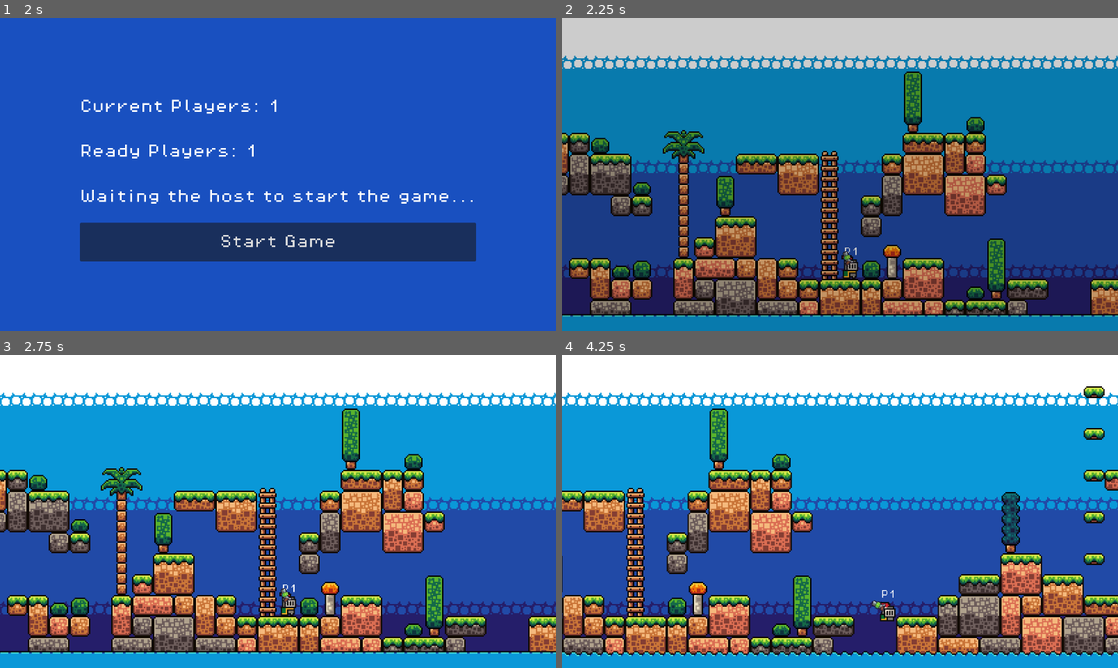
Above: before the commit, frames 1-4 (two rows, left to right).
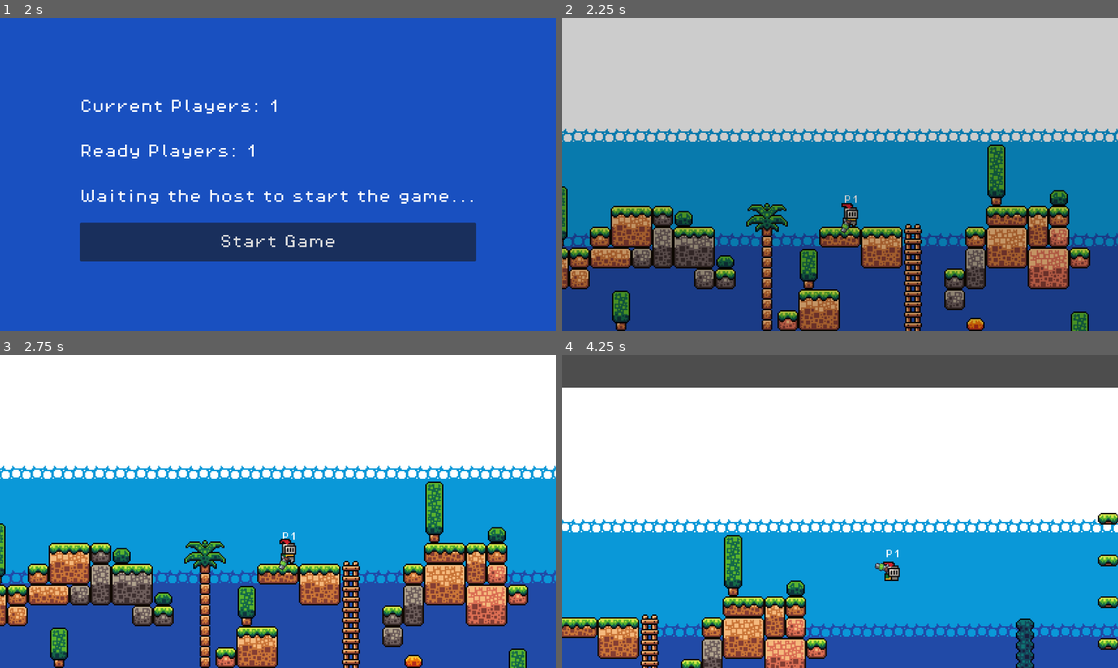
Above: after the commit, the same moments.

Repository: Kewei-cpu/Godot-2D-Platformer
Game: Godot game, scene res://scenes/main_menu.tscn
The game is run twice, just before and just after one commit, with the same random seed, the same clock (stepped at 60 frames per second) and the same inputs.
Inputs (mouse positions are in pixels of both pictures, inside the frame that each line leads up to):
- Up to frame 1 (2 s): click (278, 271) at 0.52 s; type "12" at 0.6 s; click "Host" at 1.25 s
- Up to frame 2 (2.25 s): click "Start Game" at 2 s
- Up to frame 3 (2.75 s): no input
- Up to frame 4 (4.25 s): tap Enter at 2.75 s; move the mouse to (962, 495) at 2.77 s; hold D (move_right) from 2.78 s (still down); tap Shift (lock) at 2.85, 3.6 s; tap W (jump) at 3.02, 3.77 s; move the mouse to (728, 527) at 3.52 s

Frame 1 is identical in both runs. In frame 2, 77% of the frame differs, in the area x 0-100%, y 12-100%; in frame 3, 77%; in frame 4, 96%, in the area x 0-100%, y 0-100%.

Commit message:
add hitback

Diff:
--- a/scenes/level_map.tscn
+++ b/scenes/level_map.tscn
@@ -1558,6 +1558,7 @@
 
 [sub_resource type="TileSet" id="TileSet_xb237"]
 physics_layer_0/collision_layer = 1
+physics_layer_1/collision_layer = 1
 terrain_set_0/mode = 2
 terrain_set_0/terrain_0/name = "Dirt"
 terrain_set_0/terrain_0/color = Color(0.5, 0.34375, 0.25, 1)
@@ -1615,4 +1616,4 @@
 tile_set = ExtResource("3_e7mj4")
 
 [node name="SpawnPoint" type="Marker2D" parent="."]
-position = Vector2(192, 0)
+position = Vector2(128, -96)
--- a/scenes/player.tscn
+++ b/scenes/player.tscn
@@ -62,6 +62,15 @@
 properties/14/path = NodePath("GunContainer:visible")
 properties/14/spawn = true
 properties/14/replication_mode = 1
+properties/15/path = NodePath("CharacterSprite:modulate")
+properties/15/spawn = true
+properties/15/replication_mode = 1
+properties/16/path = NodePath("BlockSprite:modulate")
+properties/16/spawn = true
+properties/16/replication_mode = 1
+properties/17/path = NodePath("ItemSprite:modulate")
+properties/17/spawn = true
+properties/17/replication_mode = 1
 
 [sub_resource type="AtlasTexture" id="AtlasTexture_g2els"]
 atlas = ExtResource("1_3vyb7")
@@ -78,6 +87,10 @@
 [sub_resource type="AtlasTexture" id="AtlasTexture_qlg0r"]
 atlas = ExtResource("1_3vyb7")
 region = Rect2(96, 0, 32, 32)
+
+[sub_resource type="AtlasTexture" id="AtlasTexture_vdulj"]
+atlas = ExtResource("1_3vyb7")
+region = Rect2(0, 192, 32, 32)
 
 [sub_resource type="AtlasTexture" id="AtlasTexture_tuyoq"]
 atlas = ExtResource("1_3vyb7")
@@ -161,6 +174,9 @@
 }, {
 "duration": 1.0,
 "texture": SubResource("AtlasTexture_qlg0r")
+}, {
+"duration": 1.0,
+"texture": SubResource("AtlasTexture_vdulj")
 }],
 "loop": true,
 "name": &"idle",
@@ -636,8 +652,8 @@
 sprite_frames = SubResource("SpriteFrames_tuyoq")
 animation = &"idle"
 autoplay = "idle"
-frame = 2
-frame_progress = 0.518686
+frame = 1
+frame_progress = 0.20301
 
 [node name="BlockSprite" type="AnimatedSprite2D" parent="."]
 visible = false
@@ -648,3 +664,7 @@
 visible = false
 position = Vector2(8, -8)
 sprite_frames = SubResource("SpriteFrames_u2ulf")
+
+[node name="HitColor" type="Timer" parent="."]
+wait_time = 0.1
+one_shot = true
--- a/scripts/bullet.gd
+++ b/scripts/bullet.gd
@@ -1,7 +1,8 @@
 extends RigidBody2D
 
-@export var speed = 1000
-@export var damage = 25
+@export var speed = 500
+@export var damage = 10
+@export var hitback = 100
 
 @onready var sprite_2d: Sprite2D = $Sprite2D
 @onready var collision_shape_2d: CollisionShape2D = $CollisionShape2D
@@ -28,7 +29,7 @@
 	if body is Player:
 		if body.get_multiplayer_authority() == multiplayer.get_unique_id():
 			return
-		body.take_damage.rpc_id(body.get_multiplayer_authority(), damage)
+		body.bullet_hit.rpc_id(body.get_multiplayer_authority(), damage, collision.get_normal(), hitback)
 
 	if body is TileMapLayer:
 		var coord: Vector2i = body.local_to_map(body.to_local(collision.get_position() - collision.get_normal()))
@@ -36,7 +37,7 @@
 	remove_bullet.rpc()
 
 
-@rpc("call_local", "any_peer")
+@rpc("call_local")
 func remove_bullet():
 	has_hit = true
 	sprite_2d.hide()
--- a/scripts/player.gd
+++ b/scripts/player.gd
@@ -19,6 +19,7 @@
 @onready var cool_down: Timer = $CoolDown
 @onready var coyote_timer: Timer = $CoyoteTimer
 @onready var jump_request_timer: Timer = $JumpRequestTimer
+@onready var hit_color: Timer = $HitColor
 
 @onready var terrain: TileMapLayer = $"../LevelMap/Midground"
 @onready var spawn_point: Marker2D = $"../LevelMap/SpawnPoint"
@@ -76,6 +77,8 @@
 			return
 
 		set_frozen(not is_frozen())
+
+	show_hit_color()
 
 
 func _physics_process(delta: float) -> void:
@@ -153,8 +156,20 @@
 		character_sprite.play("jump")
 
 
+func show_hit_color():
+	if hit_color.is_stopped():
+		character_sprite.modulate = Color(1, 1, 1)
+		block_sprite.modulate = Color(1, 1, 1)
+		item_sprite.modulate = Color(1, 1, 1)
+
+	else:
+		character_sprite.modulate = Color(0.906, 0.306, 0.357)
+		block_sprite.modulate = Color(0.906, 0.306, 0.357)
+		item_sprite.modulate = Color(0.906, 0.306, 0.357)
+
+		print('11')
+
 func respawn():
-	spawn_point.print_tree_pretty()
 	global_position = spawn_point.global_position
 	velocity = Vector2(0, 0)
 	health = MAX_HEALTH
@@ -191,11 +206,14 @@
 
 
 @rpc("any_peer")
-func take_damage(damage):
+func bullet_hit(damage, collision_normal, hitback):
 	health -= damage
+	hit_color.start()
 
 	if health <= 0:
 		respawn()
+
+	velocity -= collision_normal * hitback
 
 
 @rpc("call_local")
--- a/scripts/trail.gd
+++ b/scripts/trail.gd
@@ -1,6 +1,6 @@
 extends Line2D
 
-@export var length = 20
+@export var length = 15
 @onready var vanish_timer: Timer = $"../VanishTimer"
 
 var max_points := 0
@@ -17,7 +17,8 @@
 			return
 
 		for i in n:
-			remove_point(0)
+			if get_point_count():
+				remove_point(0)
 		total_time = 0
 		return
 
Not shown: 1 places in scenes/player.tscn that only renumber resources
